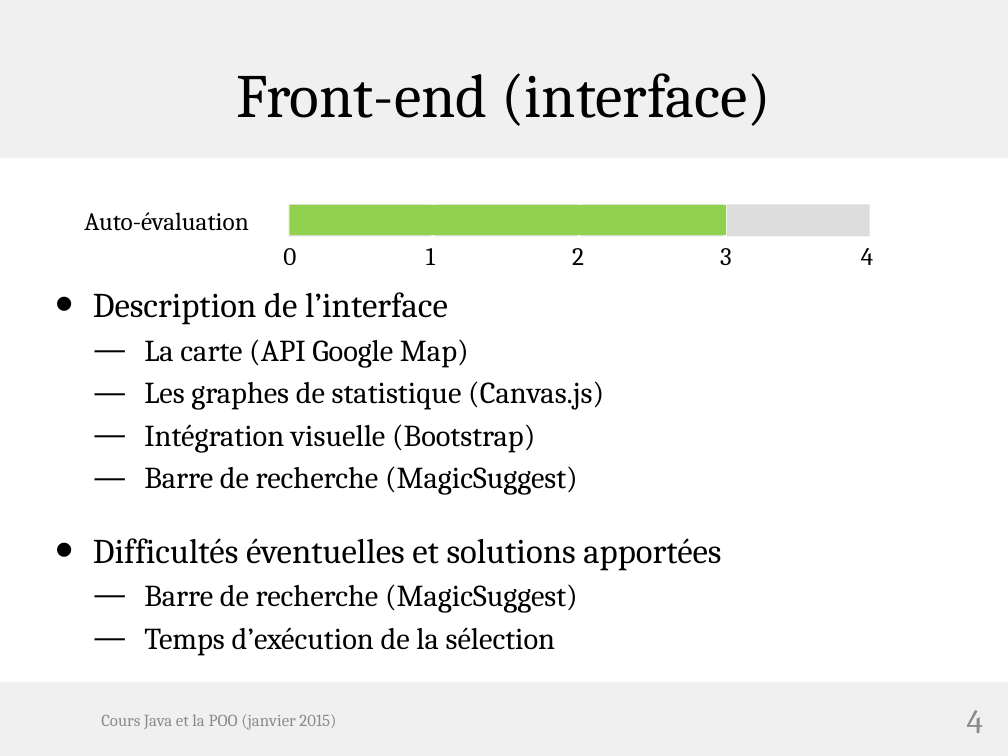
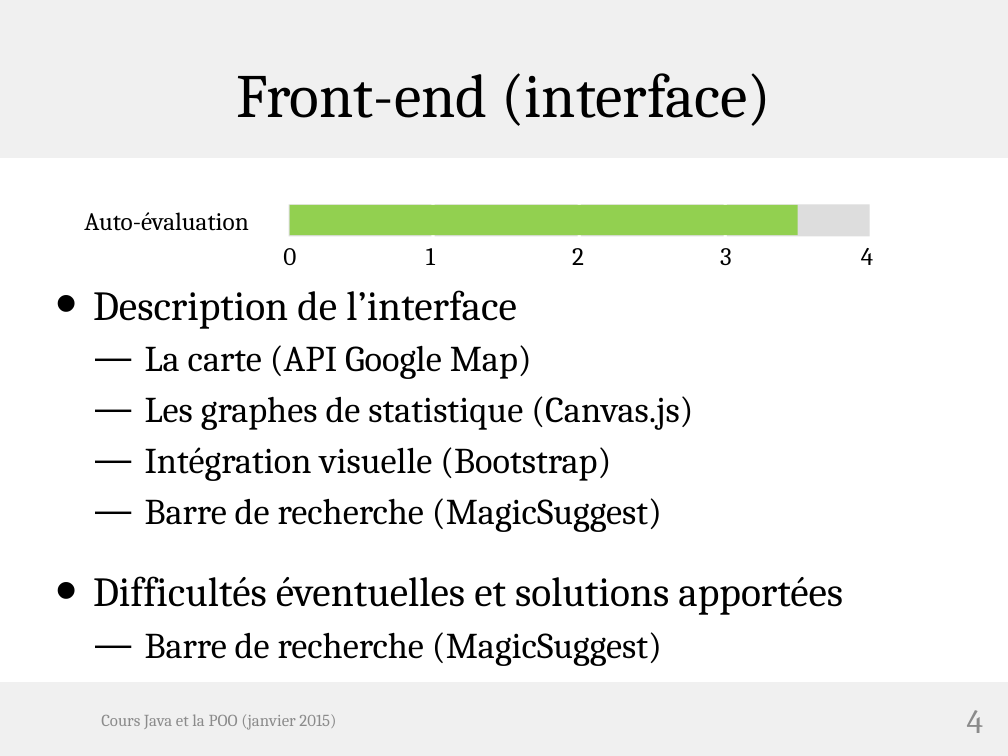
Before and after one commit to hugo-clems/projet-web, a slide deck: slide 4 of Oral Projet WEB .pptx. Drawn at 1008x756 pixels with LibreOffice and Linux fonts; fonts in the diff are those of the drawing; background and template pictures are left out. Boxes give left, top, right and bottom in pixels: in the first picture for what was removed or moved away, otherwise in the second. Text is boxed around its words. In the diff, an @@ line names an element or a change of style, - is before the commit and + after.

```diff
--- a/Oral Projet WEB .pptx
+++ b/Oral Projet WEB .pptx
@@ rectangle: place and size @@
-rectangle at [289,205,726,235]
+rectangle at [289,205,797,235]
@@ text "Description de l’interface" at [93,290,843,666]: size 24.8 to 29.6 pt in "Description de l’interface", "Difficultés éventuelles et solutions apportées"; size 21.7 to 25.9 pt in "La carte (API Google Map)", "Les graphes de statistique (Canvas.js)", "Intégration visuelle (Bootstrap)", "Barre de recherche (MagicSuggest)" and 1 more places @@
@@ text at [144,627,556,656]: paragraph removed @@
-  — Temps d’exécution de la sélection
```
Also in this commit, not shown: 2 other slides changed.
